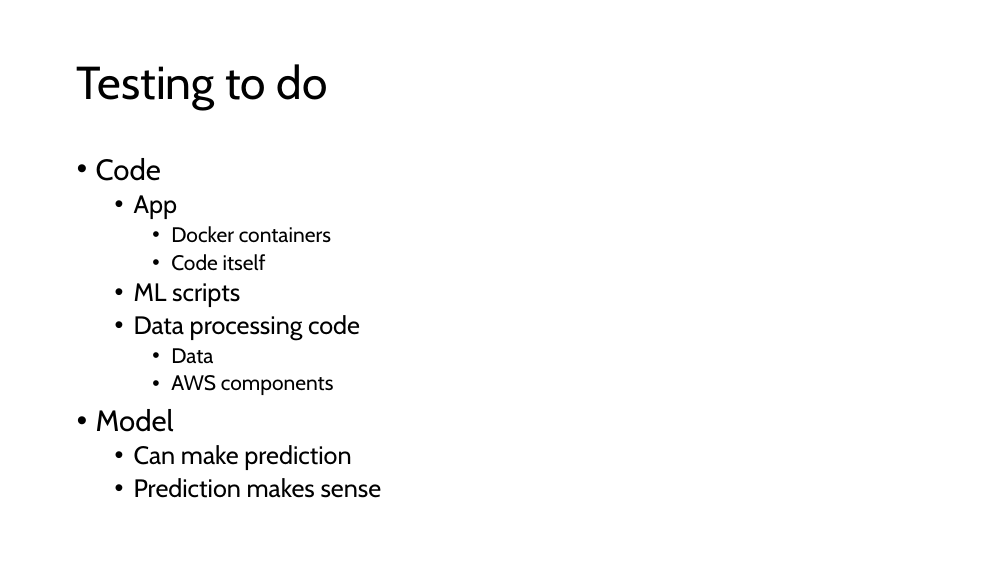
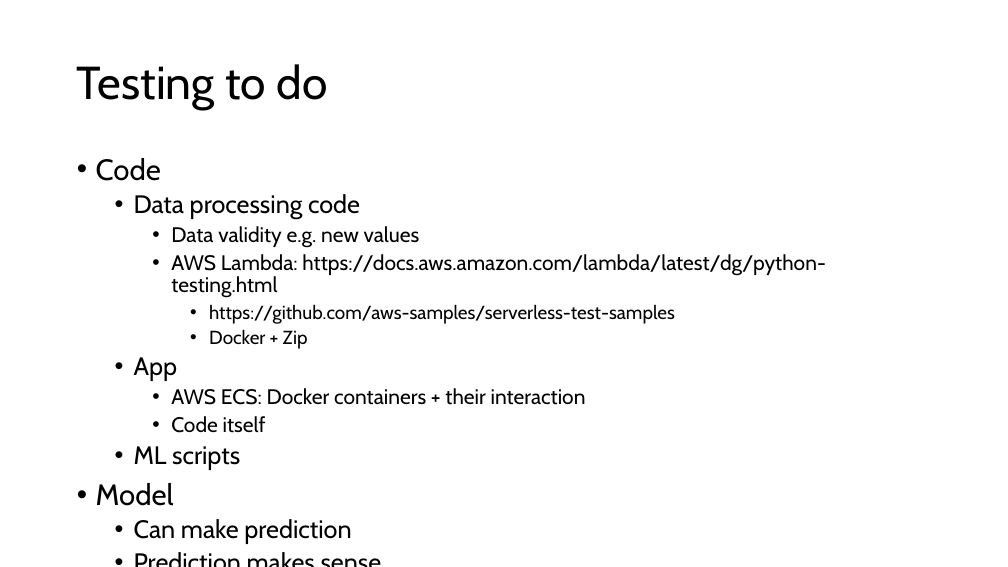
Before and after one commit to ziyu-toh/hdb-resale-prediction, a slide deck: slide 7 of docs/Architecture Overview.pptx (slide 13 before the commit). Drawn at 1008x567 pixels with LibreOffice and Linux fonts; fonts in the diff are those of the drawing. Boxes give left, top, right and bottom in pixels: in the first picture for what was removed or moved away, otherwise in the second. Text is boxed around its words. In the diff, an @@ line names an element or a change of style, - is before the commit and + after.

Commit message:
finished tests for data processing

```diff
--- a/docs/Architecture Overview.pptx
+++ b/docs/Architecture Overview.pptx
@@ text at (134,194,825,349): paragraphs added @@
+  • Data processing code
+    • Data validity e.g. new values
+    • AWS Lambda: https://docs.aws.amazon.com/lambda/latest/dg/python-testing.html
+      • https://github.com/aws-samples/serverless-test-samples
+      • Docker + Zip
@@ text at (134,315,360,395): paragraphs removed @@
-  • Data processing code
-    • Data
-    • AWS components
@@ text at (171,388,586,405): text changed @@
-    • Docker containers
+    • AWS ECS: Docker containers + their interaction
```
Also in this commit, not shown: 1 other slide changed, 2 slides removed, 8 other files.
